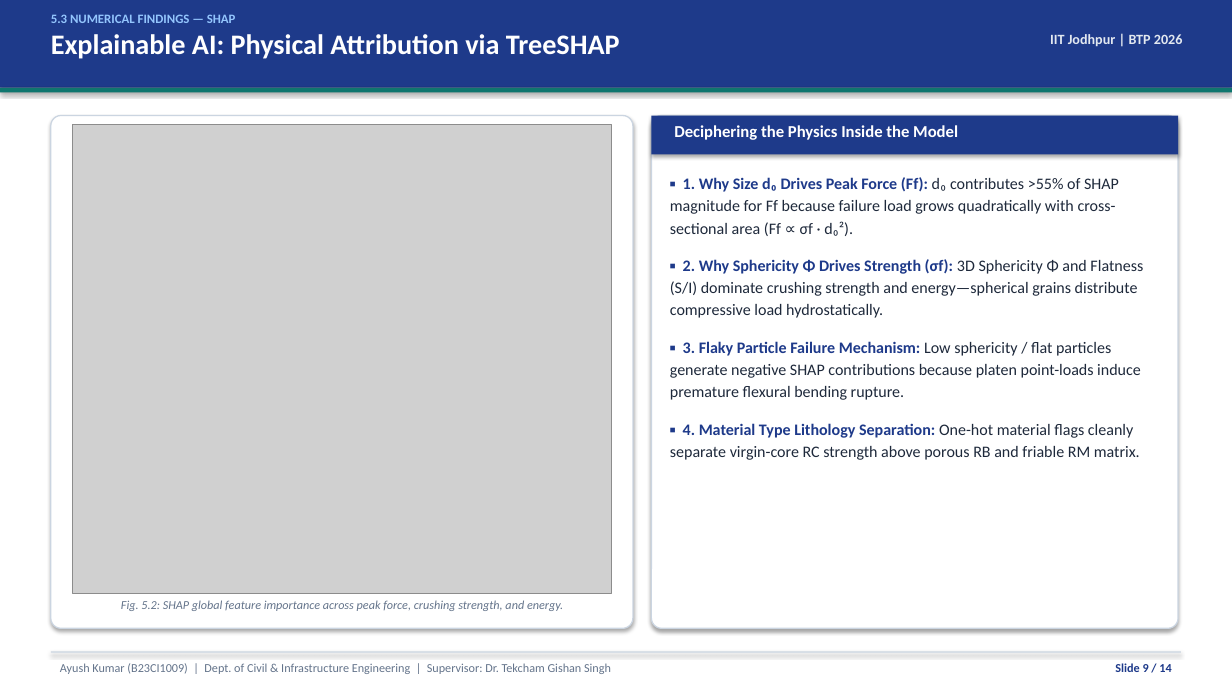
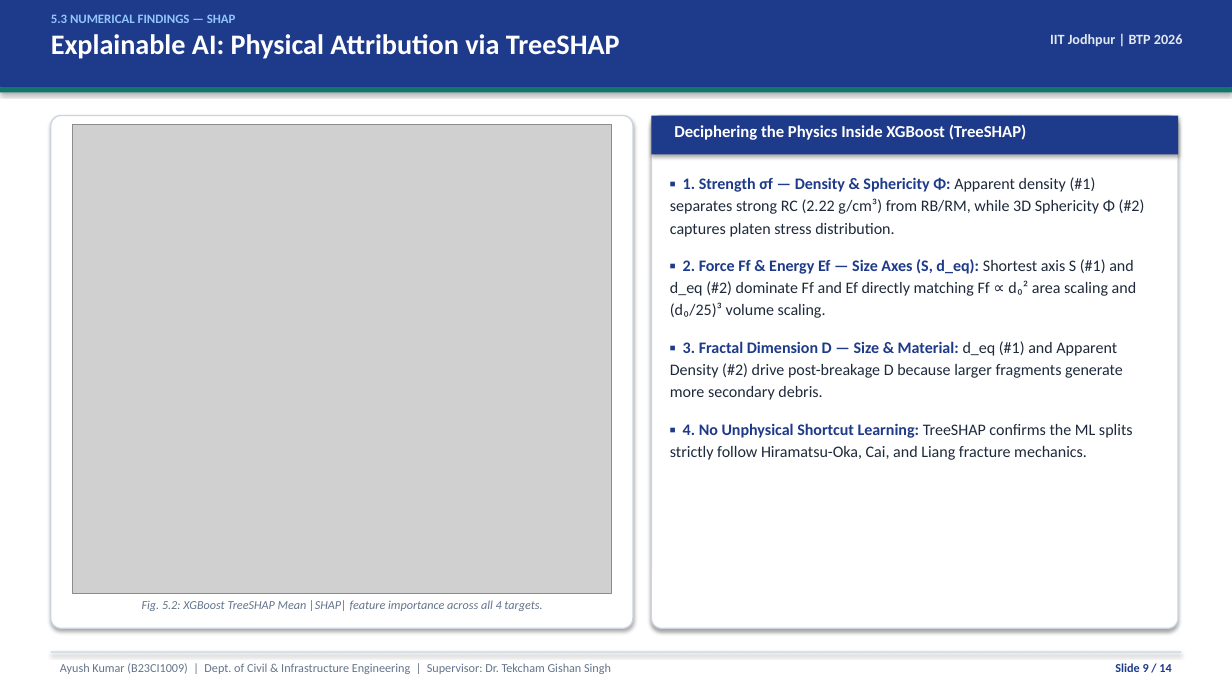
Before and after one commit to AyushhKumaar/BTP-Aggregate-ML, a slide deck: slide 9 of docs/BTP_IITJ_Presentation.pptx. Drawn at 1232x693 pixels with LibreOffice and Linux fonts; fonts in the diff are those of the drawing; grey boxes stand for pictures. Boxes give left, top, right and bottom in pixels: in the first picture for what was removed or moved away, otherwise in the second. Text is boxed around its words. In the diff, an @@ line names an element or a change of style, - is before the commit and + after.

```diff
--- a/docs/BTP_IITJ_Presentation.pptx
+++ b/docs/BTP_IITJ_Presentation.pptx
@@ text at box(674, 125, 1027, 140): text changed @@
-Deciphering the Physics Inside the Model
+Deciphering the Physics Inside XGBoost (TreeSHAP)
@@ text at box(670, 177, 1145, 460): text changed @@
-▪ 1. Why Size d₀ Drives Peak Force (Ff): d₀ contributes >55% of SHAP magnitude for Ff because failure load grows quadratically with cross-sectional area (Ff ∝ σf · d₀²).
-▪ 2. Why Sphericity Φ Drives Strength (σf): 3D Sphericity Φ and Flatness (S/I) dominate crushing strength and energy—spherical grains distribute compressive load hydrostatically.
-▪ 3. Flaky Particle Failure Mechanism: Low sphericity / flat particles generate negative SHAP contributions because platen point-loads induce premature flexural bending rupture.
-▪ 4. Material Type Lithology Separation: One-hot material flags cleanly separate virgin-core RC strength above porous RB and friable RM matrix.
+▪ 1. Strength σf — Density & Sphericity Φ: Apparent density (#1) separates strong RC (2.22 g/cm³) from RB/RM, while 3D Sphericity Φ (#2) captures platen stress distribution.
+▪ 2. Force Ff & Energy Ef — Size Axes (S, d_eq): Shortest axis S (#1) and d_eq (#2) dominate Ff and Ef directly matching Ff ∝ d₀² area scaling and (d₀/25)³ volume scaling.
+▪ 3. Fractal Dimension D — Size & Material: d_eq (#1) and Apparent Density (#2) drive post-breakage D because larger fragments generate more secondary debris.
+▪ 4. No Unphysical Shortcut Learning: TreeSHAP confirms the ML splits strictly follow Hiramatsu-Oka, Cai, and Liang fracture mechanics.
@@ text at box(142, 600, 542, 611): text changed @@
-Fig. 5.2: SHAP global feature importance across peak force, crushing strength, and energy.
+Fig. 5.2: XGBoost TreeSHAP Mean |SHAP| feature importance across all 4 targets.
```
Also in this commit, not shown: 11 other slides changed, 11 other files.
